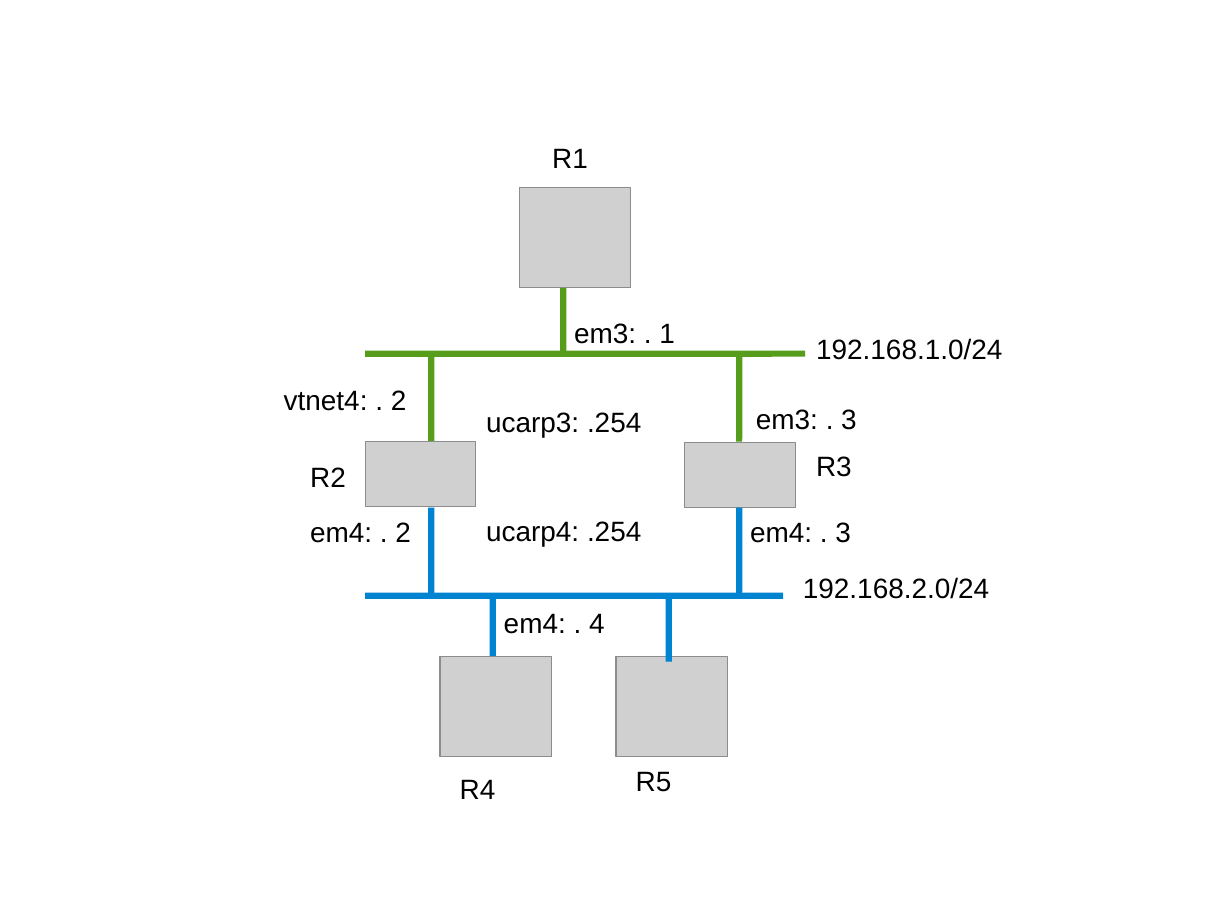
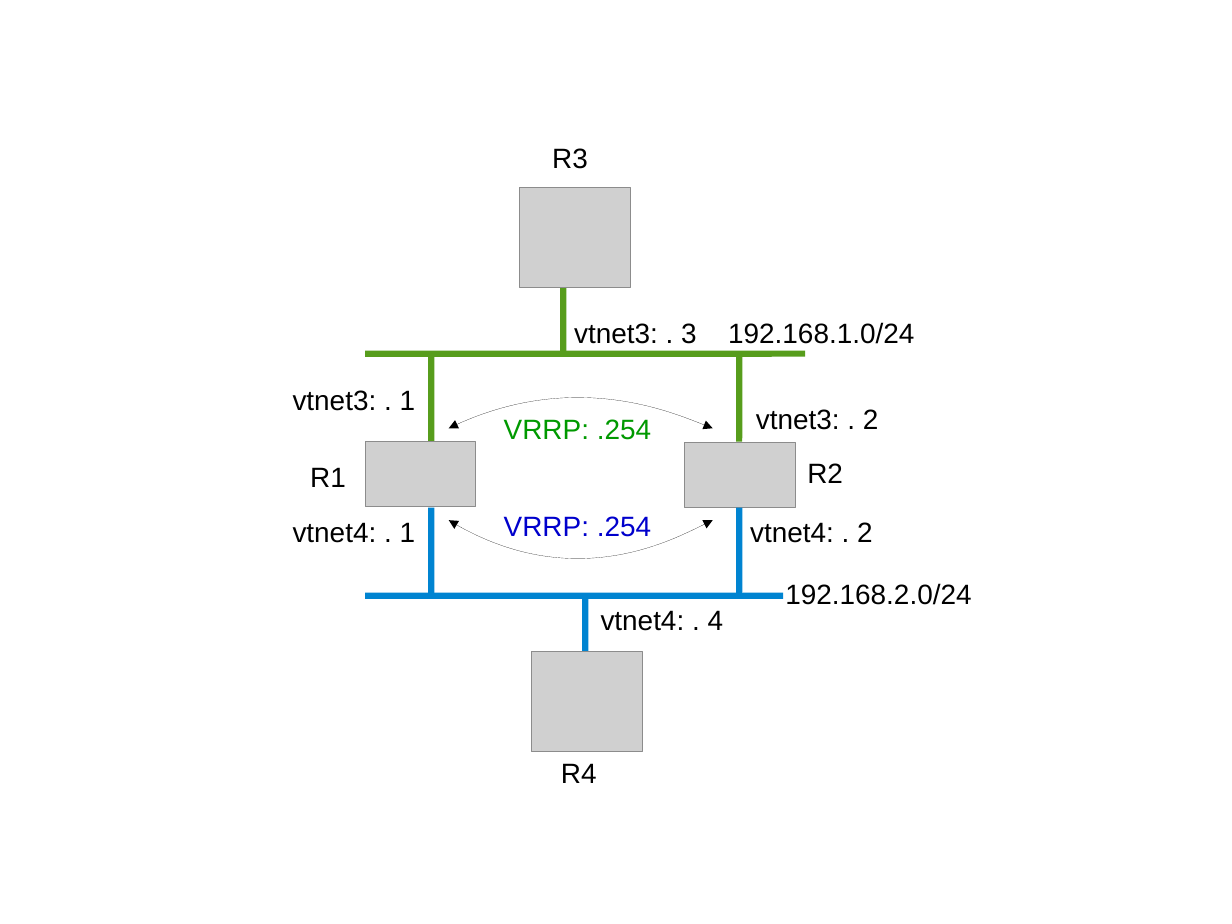
Before and after one commit to ocochard/BSDRP, a slide deck: slide 6 of docs/labs.examples.odp (slide 8 before the commit). Drawn at 1232x924 pixels with LibreOffice and Linux fonts; fonts in the diff are those of the drawing; grey boxes stand for pictures. Boxes give left, top, right and bottom in pixels: in the first picture for what was removed or moved away, otherwise in the second. Text is boxed around its words. In the diff, an @@ line names an element or a change of style, - is before the commit and + after.

```diff
--- a/docs/labs.examples.odp
+++ b/docs/labs.examples.odp
@@ text "R3": place and size @@
-text "R3" at bbox=[816, 456, 852, 477]
+text "R3" at bbox=[552, 148, 588, 169]
@@ text removed at bbox=[574, 323, 675, 344] @@
-em3: . 1
@@ text added at bbox=[574, 323, 697, 344], 18 pt, text #000000 @@
+vtnet3: . 3
@@ text "192.168.1.0/24": place and size @@
-text "192.168.1.0/24" at bbox=[816, 338, 1002, 360]
+text "192.168.1.0/24" at bbox=[728, 322, 914, 344]
@@ text added at bbox=[293, 390, 416, 411], 18 pt, text #000000 @@
+vtnet3: . 1
@@ freeform shape added at bbox=[449, 401, 713, 428], outline #000000 0 pt @@
@@ text at bbox=[504, 419, 651, 440]: text changed; text colour #000000 to #009900 @@
-ucarp3: .254
+VRRP: .254
@@ text at bbox=[756, 409, 879, 430]: text changed @@
-em3: . 3
+vtnet3: . 2
@@ text "R1": place and size @@
-text "R1" at bbox=[552, 148, 588, 168]
+text "R1" at bbox=[310, 467, 346, 487]
@@ text "R2": place and size @@
-text "R2" at bbox=[310, 467, 346, 487]
+text "R2" at bbox=[807, 463, 843, 483]
@@ text added at bbox=[293, 522, 416, 543], 18 pt, text #000000 @@
+vtnet4: . 1
@@ text removed at bbox=[310, 522, 411, 543] @@
-em4: . 2
@@ freeform shape added at bbox=[449, 520, 713, 555], outline #000000 0 pt @@
@@ text at bbox=[504, 516, 651, 537]: text changed; text colour #000000 to #0000CC @@
-ucarp4: .254
+VRRP: .254
@@ text "vtnet4: . 2": place and size @@
-text "vtnet4: . 2" at bbox=[284, 390, 407, 411]
+text "vtnet4: . 2" at bbox=[750, 522, 873, 543]
@@ text removed at bbox=[750, 522, 851, 543] @@
-em4: . 3
@@ line removed from (493, 596) to (493, 662) @@
@@ line moved from (669, 596) - (669, 662) to (586, 596) - (586, 662) @@
@@ text "192.168.2.0/24": place and size @@
-text "192.168.2.0/24" at bbox=[803, 577, 989, 599]
+text "192.168.2.0/24" at bbox=[785, 583, 971, 605]
@@ text at bbox=[601, 610, 724, 631]: text changed @@
-em4: . 4
+vtnet4: . 4
@@ picture removed at bbox=[440, 656, 551, 757] @@
@@ picture: place and size @@
-picture at bbox=[616, 656, 727, 757]
+picture at bbox=[531, 652, 642, 752]
@@ text "R4": place and size @@
-text "R4" at bbox=[460, 779, 496, 799]
+text "R4" at bbox=[561, 763, 597, 783]
@@ text removed at bbox=[636, 771, 672, 792] @@
-R5
```
Also in this commit, not shown: 6 slides added, 2 slides removed, 2 other files.
